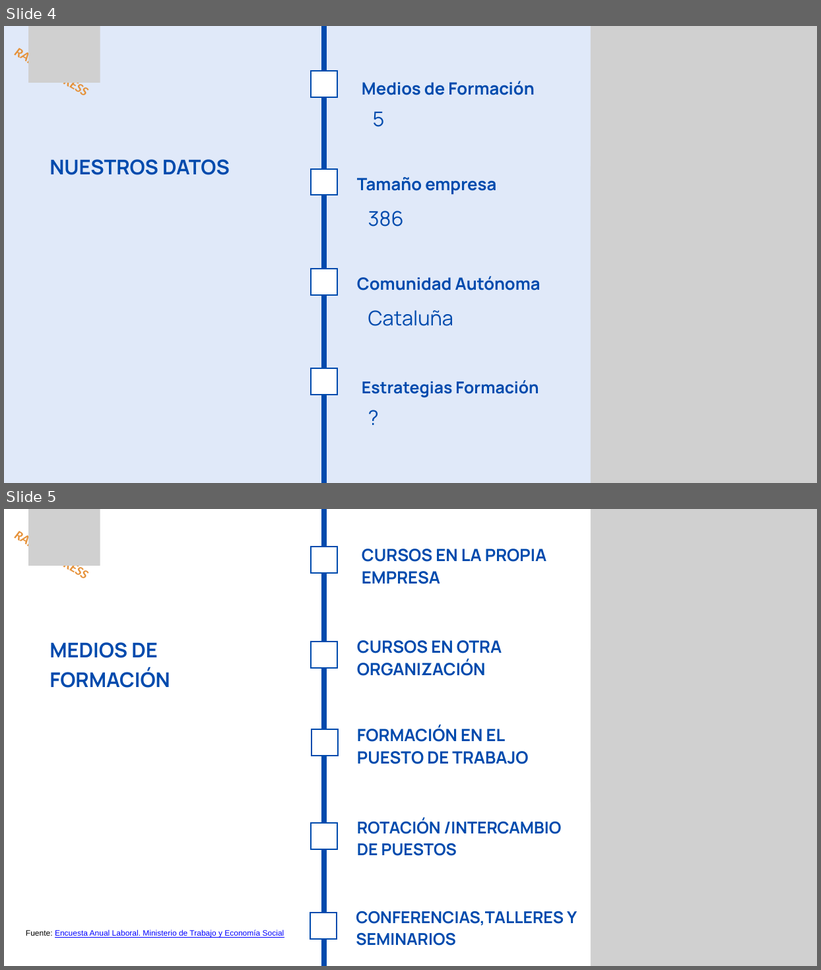
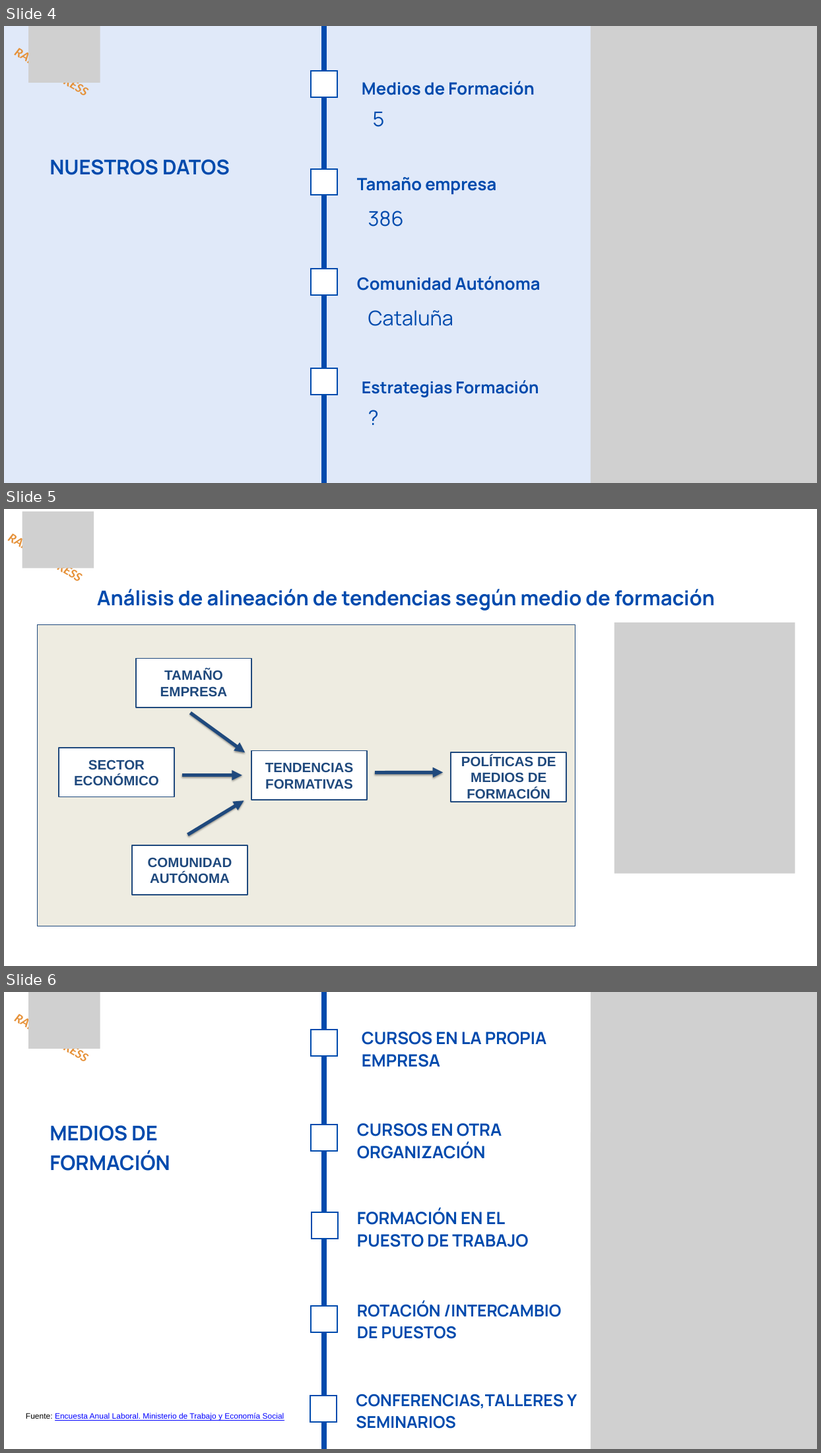
Before and after one commit to ITACADEMYprojectes/ProjecteData, a slide deck: Equip_28/Results/Analisis_PAP_and_ABL_RapidExpres_2026_11_05.pptx. Shown one above the other, each under a label of ours: slides 4 and 5 before the commit, slides 4, 5 and 6 after it. The pictures are 821x970 and 821x1453 pixels, drawn with LibreOffice and Linux fonts; fonts in the diff are those of the drawing; grey boxes stand for pictures. Boxes give left, top, right and bottom in pixels: in the first picture for what was removed or moved away, otherwise in the second. Text is boxed around its words. In the diff, an @@ line names an element or a change of style, - is before the commit and + after.

Commit message:
Presentación de medios con estrategias

```diff
--- a/Equip_28/Results/Analisis_PAP_and_ABL_RapidExpres_2026_11_05.pptx
+++ b/Equip_28/Results/Analisis_PAP_and_ABL_RapidExpres_2026_11_05.pptx
@@ slide 5 added at (4, 509, 817, 966), background #FFFFFF @@
@@ text added at (4, 524, 92, 595), 23 pt, text #E69138, bold, italic @@
+RAPID EXPRESS
@@ picture added at (22, 512, 94, 568) @@
@@ text added at (97, 589, 715, 611), 36 pt, text #004AAD, bold @@
+Análisis de alineación de tendencias según medio de formación
@@ rectangle added at (38, 625, 576, 926), fill #EEECE1, outline #1F497D 0.75 pt @@
@@ picture added at (614, 623, 795, 874) @@
@@ rectangle added at (136, 659, 252, 708), fill #FFFFFF, outline #1F497D 2 pt, 24 pt, text #1F497D, bold @@
+TAMAÑO EMPRESA
@@ arrow added from (190, 713) to (245, 753), #1F497D 6 pt @@
@@ rectangle added at (59, 748, 174, 797), fill #FFFFFF, outline #1F497D 2 pt, 24 pt, text #1F497D, bold @@
+SECTOR ECONÓMICO
@@ rectangle added at (252, 751, 367, 800), fill #FFFFFF, outline #1F497D 2 pt, 24 pt, text #1F497D, bold @@
+TENDENCIAS
+FORMATIVAS
@@ rectangle added at (451, 753, 566, 802), fill #FFFFFF, outline #1F497D 2 pt, 24 pt, text #1F497D, bold @@
+POLÍTICAS DE MEDIOS DE FORMACIÓN
@@ arrow added from (182, 775) to (242, 775), #1F497D 6 pt @@
@@ arrow added from (375, 773) to (443, 772), #1F497D 6 pt @@
@@ arrow added from (187, 835) to (244, 801), #1F497D 6 pt @@
@@ rectangle added at (132, 846, 248, 895), fill #FFFFFF, outline #1F497D 2 pt, 24 pt, text #1F497D, bold @@
+COMUNIDAD
+AUTÓNOMA
@@ what was slide 5 is now slide 6 @@
```
Also in this commit, not shown: 5 slides changed.
